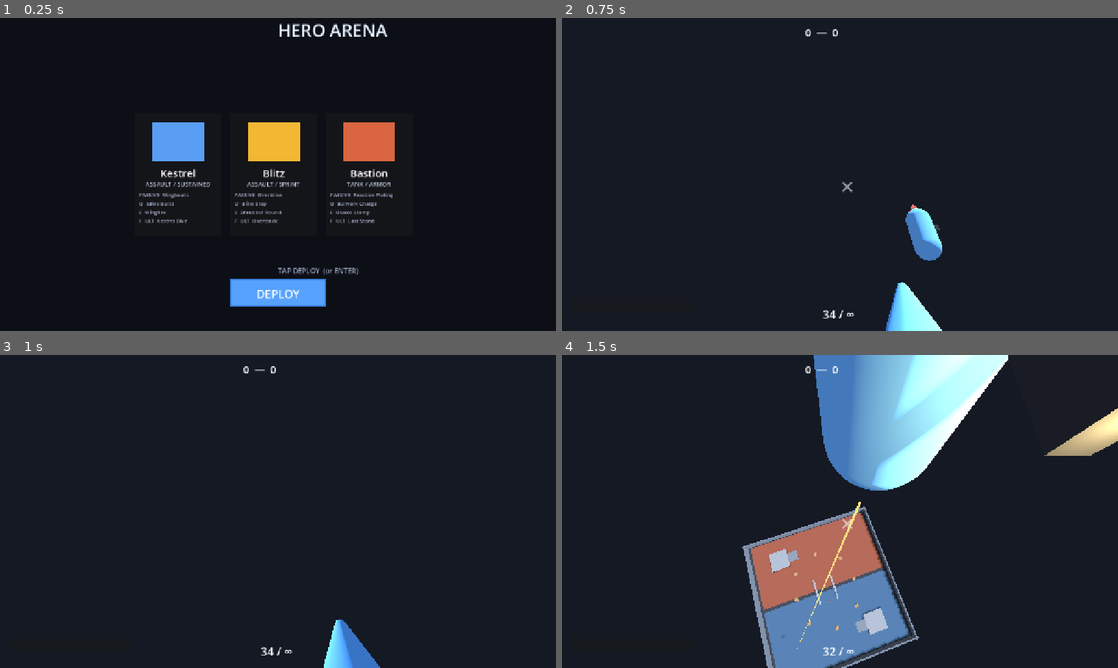
Above: before the commit, frames 1-4 (two rows, left to right).
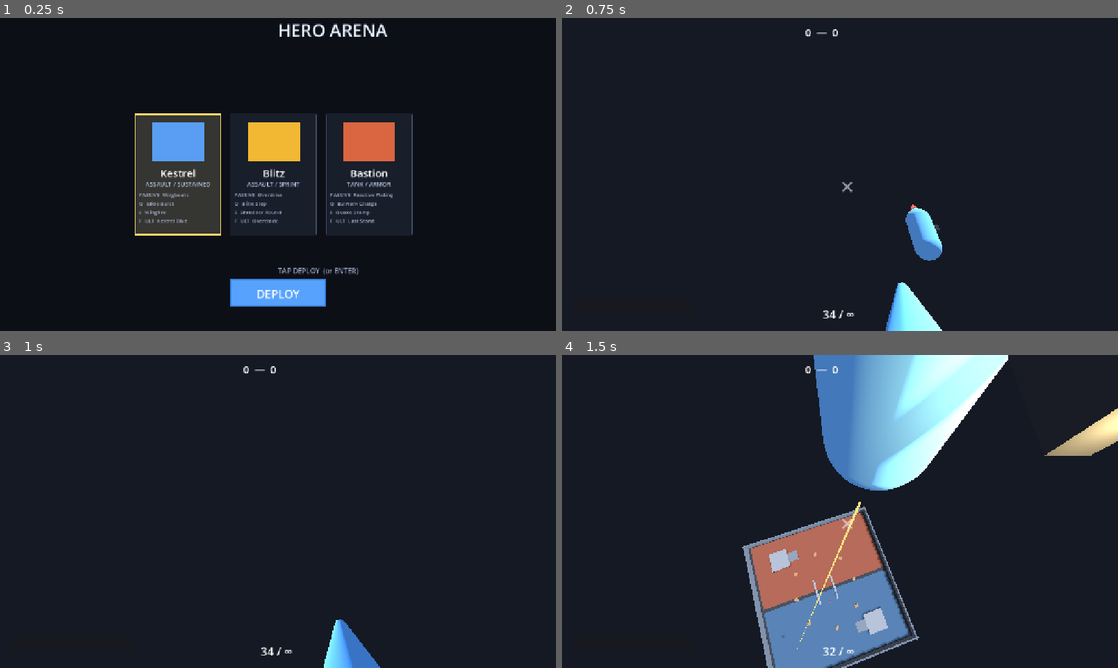
Above: after the commit, the same moments.

Repository: skyvanguard/hero-arena
Game: Godot game, scene res://main.tscn
Same seed, same stepped clock (60 frames per second), same inputs: the game is played once before the commit and once after it.
Inputs (mouse positions are in pixels of both pictures, inside the frame that each line leads up to):
- Up to frame 1 (0.25 s): no input
- Up to frame 2 (0.75 s): tap Enter at 0.5 s; move the mouse to (962, 158) at 0.52 s; hold D (move_right) from 0.53 s (still down); tap Q (ability1) at 0.6 s; click (962, 158) at 0.67 s
- Up to frame 3 (1 s): keep holding D (move_right); tap Space (jump) at 0.77 s
- Up to frame 4 (1.5 s): release D (move_right) at 1.25 s; drag from (728, 527) to (812, 574) at 1.27 s

The runs differ from the first frame. In frame 1, 4.8% of the frame differs, in the area x 24-75%, y 30-70%; in frame 2, nothing differs; in frame 3, nothing differs; in frame 4, nothing differs.

Commit message:
feat: hero select card selection + docs (Phase 3 progress)
- hero_select: roster cards are selectable (touch/click) with a gold
  highlight border; DEPLOY launches the selected hero. Verified on
  emulator: Kestrel/Blitz/Bastion cards render, Blitz select + deploy
  starts a live match with 0 script errors
- GAME_DESIGN.md: full identity sections for Blitz + Bastion (movement
  identity, kit tables with exact data, design notes) + roster status
  table (3/6 built)
- ROADMAP.md: passive registry + weapon framework v1 checked off;
  heroes/balance progress annotated

Diff:
--- a/game/ui/hero_select.gd
+++ b/game/ui/hero_select.gd
@@ -7,10 +7,18 @@
 
 var _deploy_btn: Control
 var _hero: HeroData = null
+var _cards: Array = []
 
 func _ready() -> void:
 	_hero = HeroRegistry.default_hero()
 	_build()
+
+func _select(hd: HeroData) -> void:
+	if _hero == hd:
+		return
+	_hero = hd
+	for c in _cards:
+		c.control.queue_redraw()
 
 func _unhandled_input(event: InputEvent) -> void:
 	if event is InputEventKey and event.pressed and not event.echo:
@@ -44,10 +52,18 @@
 	var i := 0
 	for h in HeroRegistry.HEROES:
 		var hd: HeroData = h
-		var card := Panel.new()
+		var card := Control.new()
 		card.position = Vector2(cards_x + i * 220.0, vp.y * 0.5 - 140.0)
 		card.size = Vector2(200, 280)
+		card.mouse_filter = Control.MOUSE_FILTER_STOP
+		var data := hd
+		card.draw.connect(func() -> void: _draw_card(card, data))
+		card.gui_input.connect(func(ev: InputEvent) -> void:
+			if (ev is InputEventScreenTouch and ev.pressed) or (ev is InputEventMouseButton and ev.pressed and ev.button_index == MOUSE_BUTTON_LEFT):
+				_select(data)
+		)
 		add_child(card)
+		_cards.append({control = card, data = hd})
 
 		var ic := ColorRect.new()
 		ic.color = hd.color
@@ -92,6 +108,16 @@
 
 	_make_deploy(vp)
 
+func _draw_card(c: Control, hd: HeroData) -> void:
+	var selected := hd == _hero
+	var r := Rect2(Vector2.ZERO, c.size)
+	c.draw_rect(r, Color(0.10, 0.12, 0.17, 1.0))
+	if selected:
+		c.draw_rect(r.grow(-2.0), Color(1.0, 0.85, 0.4, 1.0), false, 3.0)
+		c.draw_rect(r, Color(1.0, 0.85, 0.4, 0.12))
+	else:
+		c.draw_rect(r.grow(-2.0), Color(0.25, 0.3, 0.4, 1.0), false, 1.5)
+
 func _role_text(hd: HeroData) -> String:
 	var roles := ["ASSAULT", "TANK", "SUPPORT", "CONTROLLER"]
 	var subs := ["SUSTAINED", "SPRINT", "ARMOR", "FLEX", "FIELD", "ZONE"]
Not shown, changed: docs/GAME_DESIGN.md
Not shown, changed: docs/ROADMAP.md
